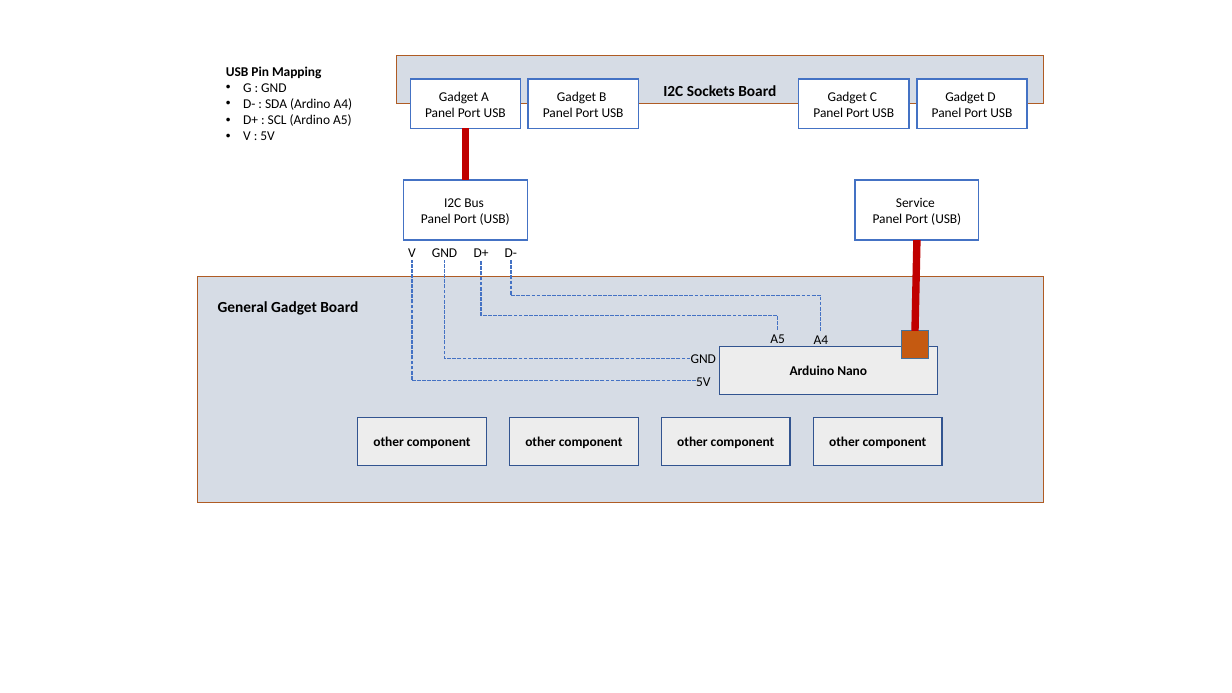
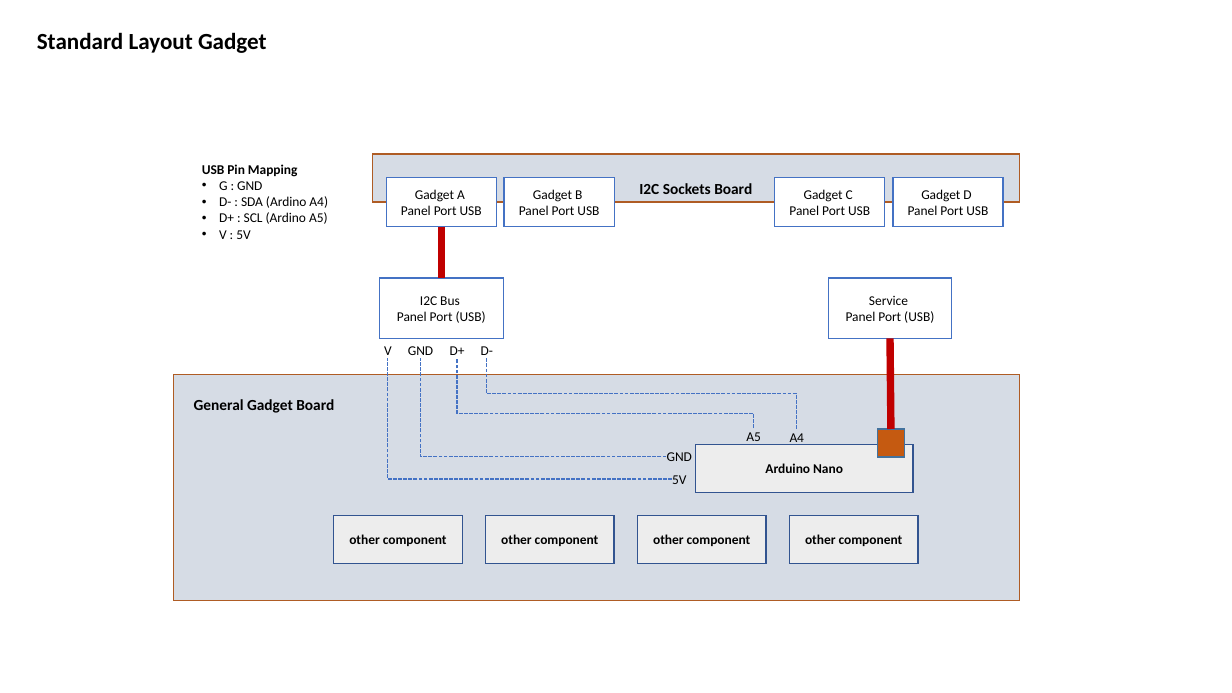
Before and after one commit to jeskes/activityboard, a slide deck: slide 4 of Activityboard.pptx (slide 14 before the commit). Drawn at 1232x693 pixels with LibreOffice and Linux fonts; fonts in the diff are those of the drawing. Boxes give left, top, right and bottom in pixels: in the first picture for what was removed or moved away, otherwise in the second. Text is boxed around its words. In the diff, an @@ line names an element or a change of style, - is before the commit and + after.

```diff
--- a/Activityboard.pptx
+++ b/Activityboard.pptx
@@ title added at (37, 32, 267, 53), 18 pt, text #000000, bold @@
+Standard Layout Gadget
@@ 14 rectangles, 10 texts, 4 elbow lines, 2 lines: place and size @@
-14 rectangles, 10 texts, 4 elbow lines, 2 lines at (198, 55, 1044, 503)
+14 rectangles, 10 texts, 4 elbow lines, 2 lines at (174, 154, 1020, 601)
```
Also in this commit, not shown: 3 other slides changed, 8 slides added, 4 slides removed, 24 other files.
